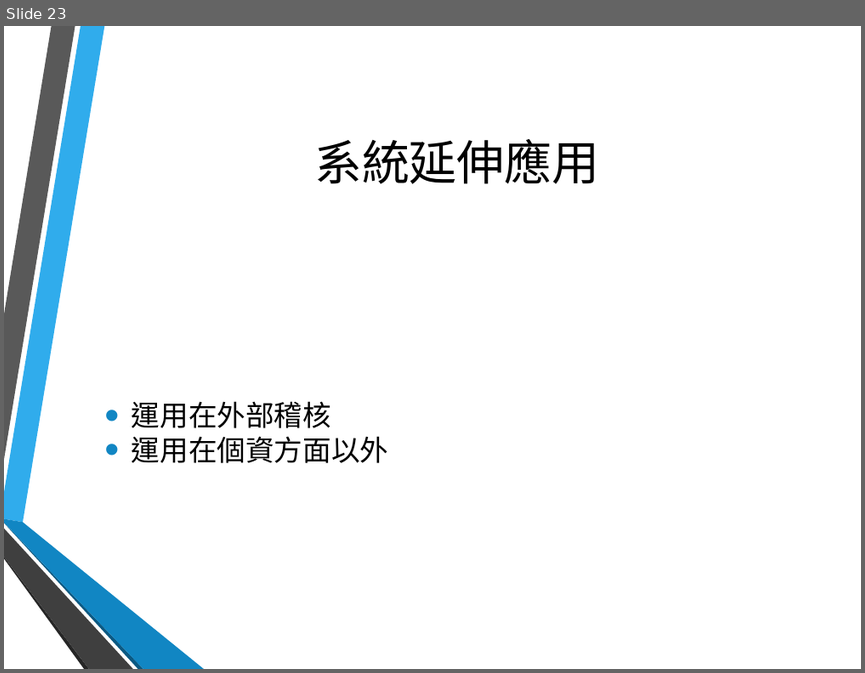
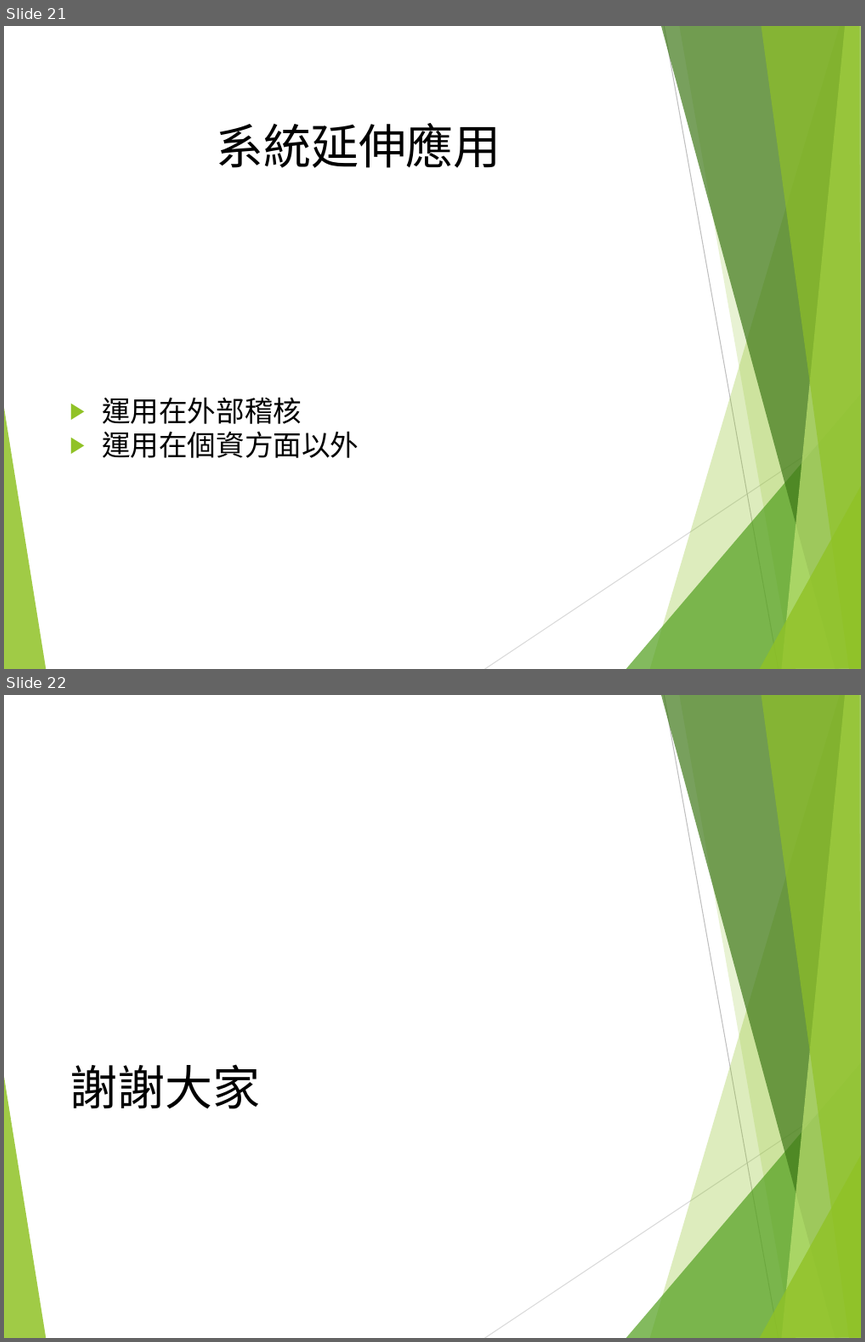
Before and after one commit to hsinewu/pia, a slide deck: Contest/FinalPresentation.pptx. Shown one above the other, each under a label of ours: slide 23 before the commit, slides 21 and 22 after it. The pictures are 865x673 and 865x1342 pixels, drawn with LibreOffice and Linux fonts; fonts in the diff are those of the drawing; background and template pictures are left out. Boxes give left, top, right and bottom in pixels: in the first picture for what was removed or moved away, otherwise in the second. Text is boxed around its words. In the diff, an @@ line names an element or a change of style, - is before the commit and + after.

```diff
--- a/Contest/FinalPresentation.pptx
+++ b/Contest/FinalPresentation.pptx
@@ slide 22 added at [4, 695, 861, 1338], background #FFFFFF; not listed: 10 template elements that a slide beside it also shows @@
@@ title added at [69, 1064, 260, 1109], 40 pt, text #000000 @@
+謝謝大家
@@ what was slide 23 is now slide 21 @@
@@ slide 21 changed as well @@
@@ title "系統延伸應用": place and size @@
-title "系統延伸應用" at [314, 139, 600, 184]
+title "系統延伸應用" at [216, 123, 501, 168]
@@ text "運用在外部稽核": place and size @@
-text "運用在外部稽核" at [132, 401, 388, 463]
+text "運用在外部稽核" at [102, 397, 358, 458]
@@ text "運用在外部稽核" at [102, 397, 358, 458]: bullet • to ▶; line spacing 1 to 2; bullet colour #1186C3 to #90C226 @@
@@ group added at [4, 26, 861, 669]: 8 freeform shapes, 2 lines @@
@@ group removed at [4, 26, 204, 669]: 6 freeform shapes @@
```
Also in this commit, not shown: 19 other slides changed, 1 other slide added, 3 slides removed.
